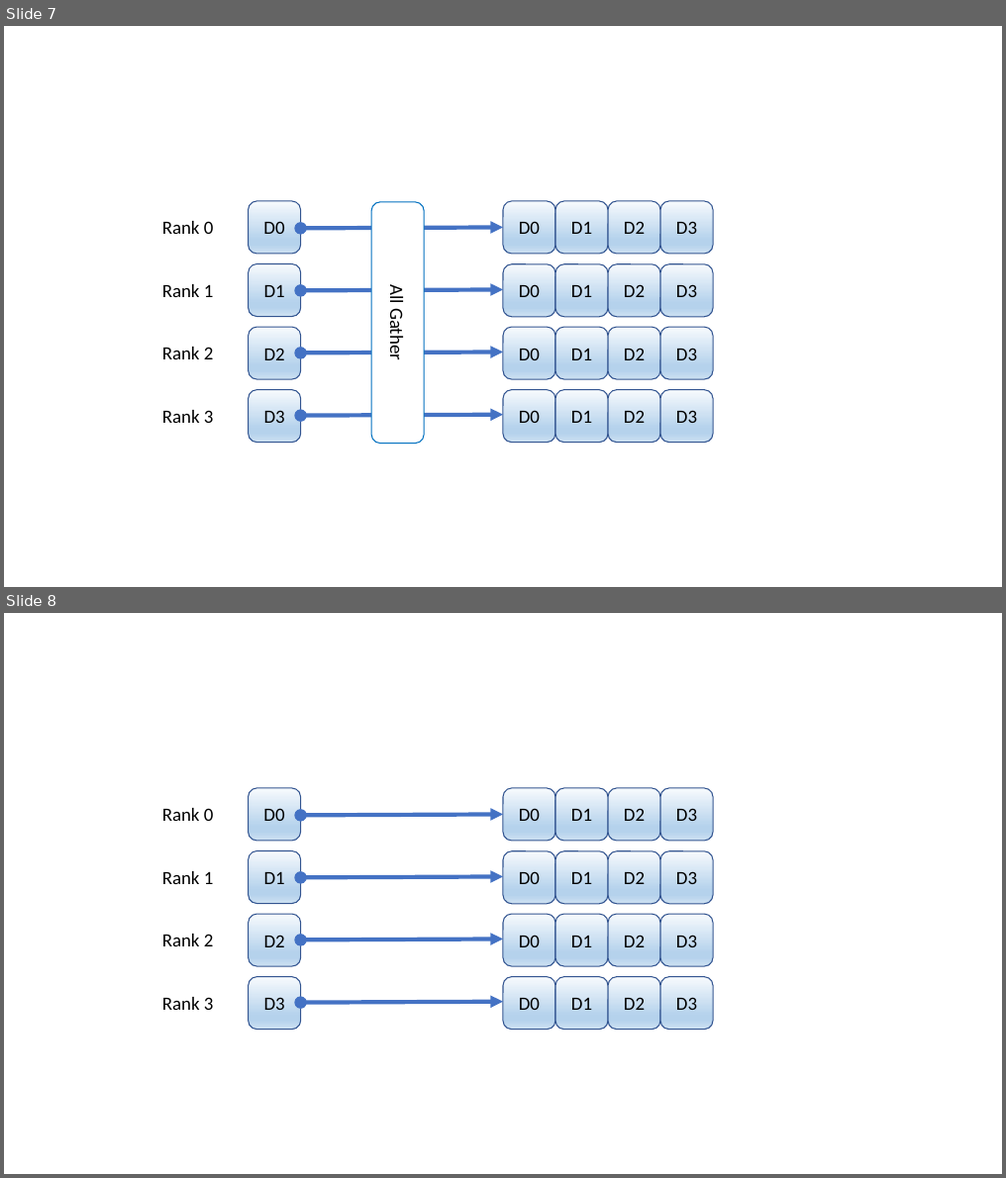
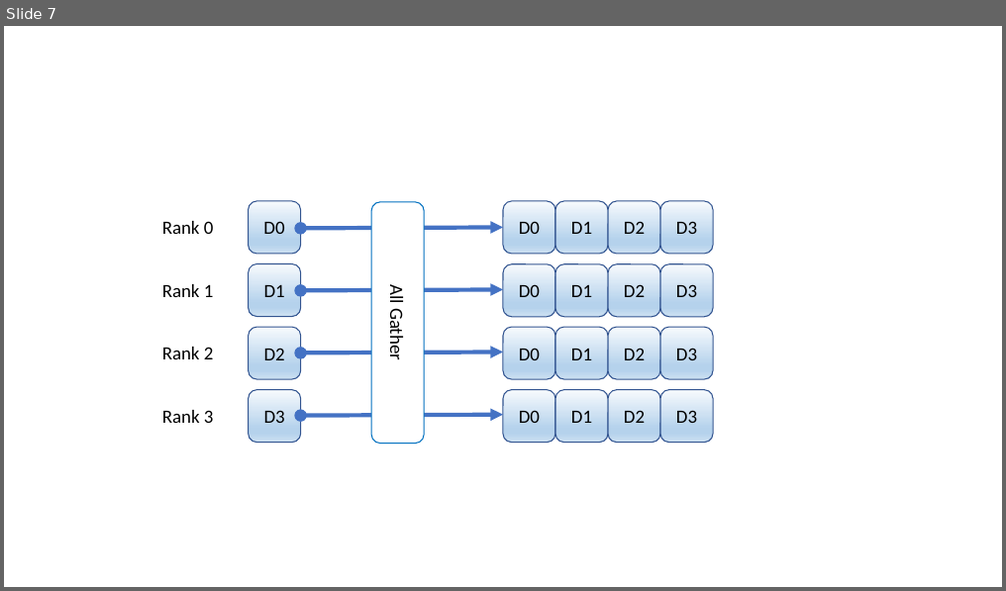
Before and after one commit to cloudmesh/cloudmesh-mpi, a slide deck: doc/images/images-mpi4py.pptx. Shown one above the other, each under a label of ours: slides 7 and 8 before the commit, slide 7 after it. The pictures are 1006x1178 and 1006x591 pixels, drawn with LibreOffice and Linux fonts; fonts in the diff are those of the drawing. Boxes give left, top, right and bottom in pixels: in the first picture for what was removed or moved away, otherwise in the second. Text is boxed around its words. In the diff, an @@ line names an element or a change of style, - is before the commit and + after.

```diff
--- a/doc/images/images-mpi4py.pptx
+++ b/doc/images/images-mpi4py.pptx
@@ slide 8 removed at [4, 613, 1002, 1174], background #FFFFFF @@
@@ rounded rectangle removed at [249, 788, 300, 841] @@
-D0
@@ rounded rectangle removed at [503, 788, 555, 841] @@
-D0
@@ rounded rectangle removed at [555, 788, 608, 841] @@
-D1
@@ rounded rectangle removed at [608, 788, 660, 841] @@
-D2
@@ rounded rectangle removed at [660, 788, 713, 841] @@
-D3
@@ text removed at [162, 808, 214, 821] @@
-Rank 0
@@ double arrow removed from (300, 815) to (503, 814) @@
@@ text removed at [162, 871, 214, 884] @@
-Rank 1
@@ rounded rectangle removed at [249, 851, 300, 903] @@
-D1
@@ double arrow removed from (300, 878) to (503, 876) @@
@@ rounded rectangle removed at [503, 852, 555, 904] @@
-D0
@@ rounded rectangle removed at [555, 852, 608, 904] @@
-D1
@@ rounded rectangle removed at [608, 852, 660, 904] @@
-D2
@@ rounded rectangle removed at [660, 852, 713, 904] @@
-D3
@@ text removed at [162, 934, 214, 947] @@
-Rank 2
@@ rounded rectangle removed at [249, 914, 300, 966] @@
-D2
@@ rounded rectangle removed at [503, 914, 555, 966] @@
-D0
@@ rounded rectangle removed at [555, 914, 608, 966] @@
-D1
@@ rounded rectangle removed at [608, 914, 660, 966] @@
-D2
@@ rounded rectangle removed at [660, 914, 713, 966] @@
-D3
@@ double arrow removed from (300, 940) to (503, 940) @@
@@ text removed at [162, 997, 214, 1010] @@
-Rank 3
@@ rounded rectangle removed at [249, 977, 300, 1029] @@
-D3
@@ rounded rectangle removed at [503, 977, 555, 1029] @@
-D0
@@ rounded rectangle removed at [555, 977, 608, 1029] @@
-D1
@@ rounded rectangle removed at [608, 977, 660, 1029] @@
-D2
@@ rounded rectangle removed at [660, 977, 713, 1029] @@
-D3
@@ double arrow removed from (300, 1003) to (503, 1001) @@
```
Also in this commit, not shown: 6 other files.
